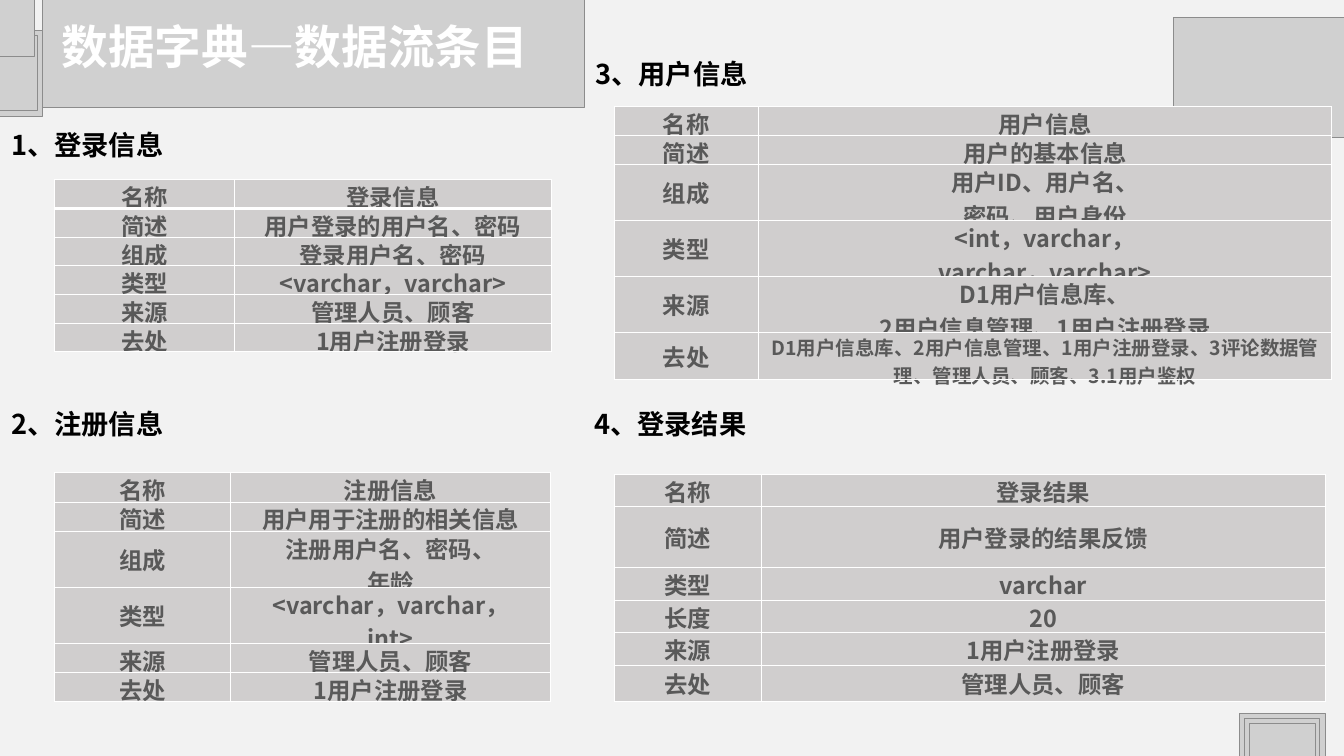
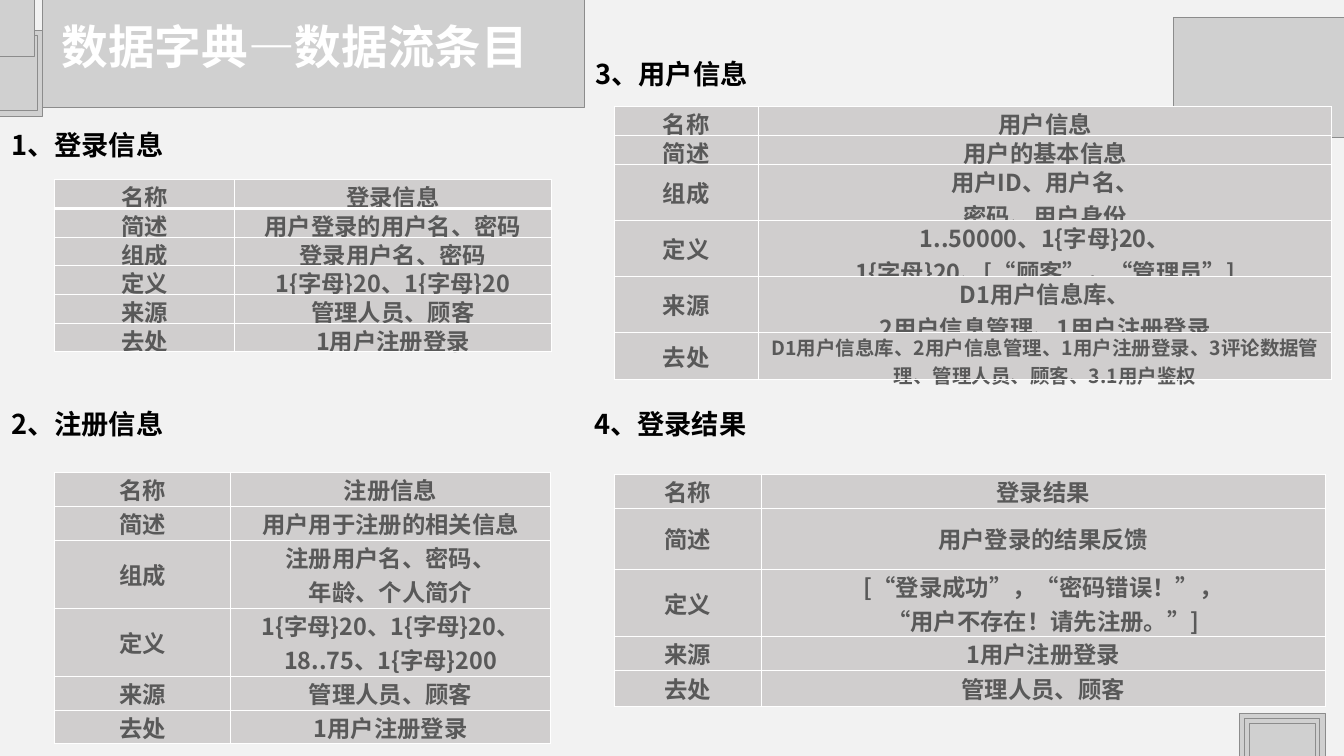
Before and after one commit to HJHGJGHHG/Sentiment-Analysis-System, a slide deck: slide 23 of 文档/PPT.pptx. Drawn at 1344x756 pixels with LibreOffice and Linux fonts; fonts in the diff are those of the drawing; grey boxes stand for pictures. Boxes give left, top, right and bottom in pixels: in the first picture for what was removed or moved away, otherwise in the second. Text is boxed around its words. In the diff, an @@ line names an element or a change of style, - is before the commit and + after.

```diff
--- a/文档/PPT.pptx
+++ b/文档/PPT.pptx
@@ table at bbox=[614, 106, 1331, 389] @@
-row 4, column 1: 类型
+row 4, column 1: 定义
-row 4, column 2: <int，varchar， / varchar，varchar>
+row 4, column 2: 1..50000、1{字母}20、 / 1{字母}20、[“顾客”，“管理员”]
@@ table at bbox=[55, 180, 551, 356] @@
-row 4, column 1: 类型
+row 4, column 1: 定义
-row 4, column 2: <varchar，varchar>
+row 4, column 2: 1{字母}20、1{字母}20
@@ table at bbox=[55, 473, 550, 743] @@
-row 3, column 2: 注册用户名、密码、 / 年龄
+row 3, column 2: 注册用户名、密码、 / 年龄、个人简介
-row 4, column 1: 类型
+row 4, column 1: 定义
-row 4, column 2: <varchar，varchar， / int>
+row 4, column 2: 1{字母}20、1{字母}20、 / 18..75、1{字母}200
@@ table at bbox=[614, 475, 1325, 704] @@
-row 3: 类型 | varchar
-row 4: 长度 | 20
+row 3: 定义 | [“登录成功”，“密码错误！”， / “用户不存在！请先注册。”]
```
Also in this commit, not shown: 9 other slides changed, 6 other files.
